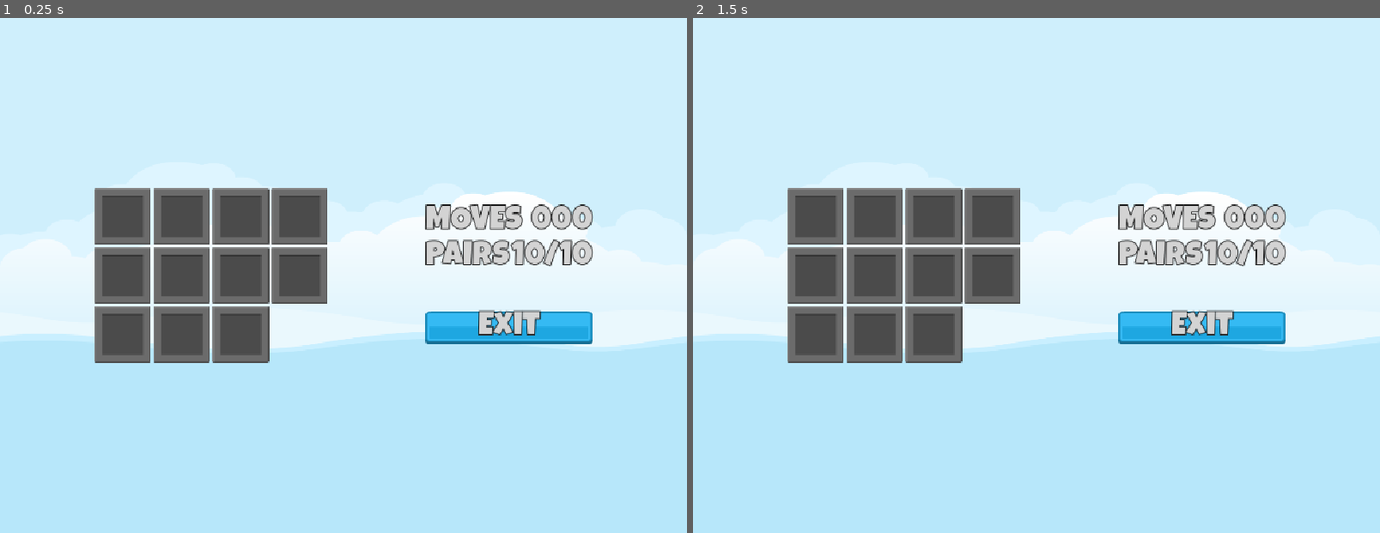
Above: before the commit, frames 1-2 (left to right).
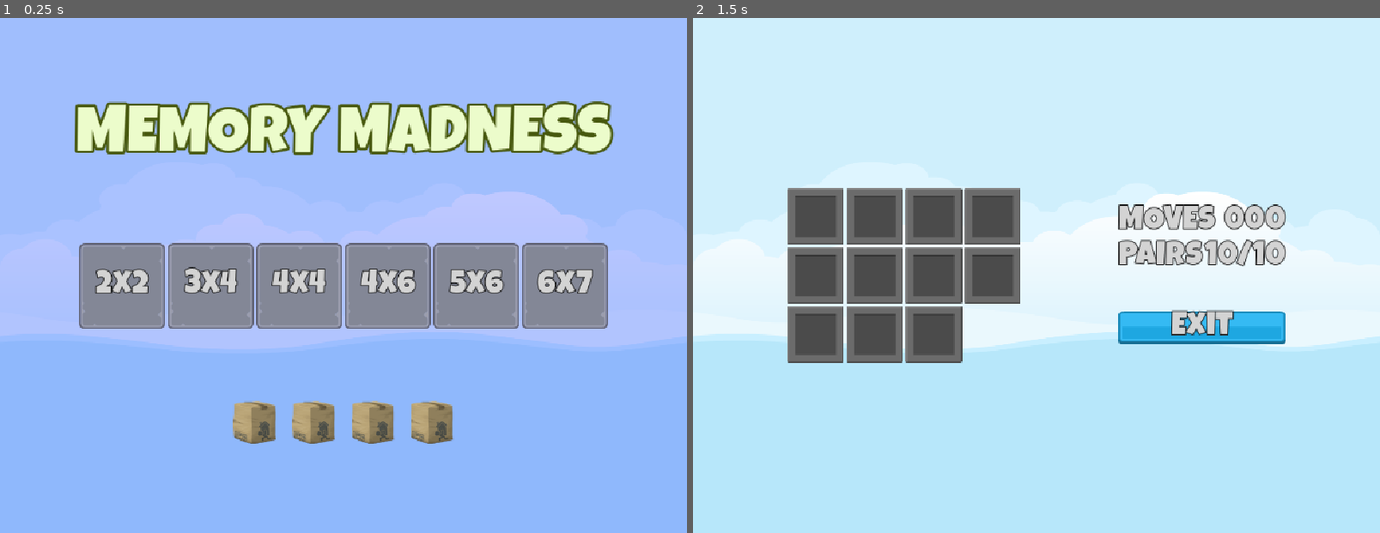
Above: after the commit, the same moments.

Repository: Havolt/jumpstart-godot
Game: Godot game, scene res://Scenes/Master/Master.tscn
Two runs of this game, one before a commit and one after it. Both use one fixed random seed, a clock stepped at 60 frames per second and the inputs below.
Inputs (mouse positions are in pixels of both pictures, inside the frame that each line leads up to):
- Up to frame 1 (0.25 s): no input
- Up to frame 2 (1.5 s): click (816, 285) at 0.5 s, where only the run after the commit has a clickable "2x2"; click (816, 218) at 1.25 s

The runs differ from the first frame. In frame 1, 99% of the frame differs, in the area x 0-100%, y 0-100%; in frame 2, nothing differs.

Commit message:
Hook up signals when level setting is pressed

Diff:
--- a/MemoryMadness/Globals/SignalHub.gd
+++ b/MemoryMadness/Globals/SignalHub.gd
@@ -1,11 +1,6 @@
 extends Node
 
+signal on_level_selected(level_setting: LevelSetting)
 
-# Called when the node enters the scene tree for the first time.
-func _ready() -> void:
-	pass # Replace with function body.
-
-
-# Called every frame. 'delta' is the elapsed time since the previous frame.
-func _process(delta: float) -> void:
-	pass
+func emit_on_level_selected(level_setting: LevelSetting) -> void:
+	on_level_selected.emit(level_setting)
--- /dev/null
+++ b/MemoryMadness/Scenes/Game/Game.gd
@@ -0,0 +1,9 @@
+extends Control
+
+
+# Called when the node enters the scene tree for the first time.
+func _ready() -> void:
+	SignalHub.on_level_selected.connect(on_level_selected)
+
+func on_level_selected(level_setting: LevelSetting) -> void:
+	print("game", level_setting)
--- a/MemoryMadness/Scenes/Game/Game.tscn
+++ b/MemoryMadness/Scenes/Game/Game.tscn
@@ -1,5 +1,6 @@
 [gd_scene format=3 uid="uid://5rq82ik7i04h"]
 
+[ext_resource type="Script" uid="uid://b6ukuqfnuv275" path="res://Scenes/Game/Game.gd" id="1_3k6gv"]
 [ext_resource type="PackedScene" uid="uid://cql5xay1b52lu" path="res://Scenes/MemoryTile/MemoryTile.tscn" id="1_gwu2e"]
 [ext_resource type="LabelSettings" uid="uid://kg8bj8mibql5" path="res://Resources/LabelWhite24.tres" id="2_gwu2e"]
 [ext_resource type="Texture2D" uid="uid://dk16kfwtqa4yi" path="res://Assets/ui/blue_button00.png" id="3_y3kpf"]
@@ -13,6 +14,7 @@
 anchor_bottom = 1.0
 grow_horizontal = 2
 grow_vertical = 2
+script = ExtResource("1_3k6gv")
 
 [node name="HB" type="HBoxContainer" parent="." unique_id=1266161677]
 layout_mode = 1
--- a/MemoryMadness/Scenes/LevelButton/LevelButton.gd
+++ b/MemoryMadness/Scenes/LevelButton/LevelButton.gd
@@ -8,6 +8,5 @@
 	label.text = level_setting._to_string()
 
 
-# Called every frame. 'delta' is the elapsed time since the previous frame.
-func _process(delta: float) -> void:
-	pass
+func _on_pressed() -> void:
+	SignalHub.emit_on_level_selected(level_setting)
--- a/MemoryMadness/Scenes/LevelButton/LevelButton.tscn
+++ b/MemoryMadness/Scenes/LevelButton/LevelButton.tscn
@@ -37,3 +37,5 @@
 label_settings = ExtResource("4_anpwf")
 horizontal_alignment = 1
 vertical_alignment = 1
+
+[connection signal="pressed" from="." to="." method="_on_pressed"]
--- /dev/null
+++ b/MemoryMadness/Scenes/Master/Master.gd
@@ -0,0 +1,17 @@
+extends Control
+
+@onready var main: Control = $Main
+@onready var game: Control = $Game
+
+# Called when the node enters the scene tree for the first time.
+func _ready() -> void:
+	SignalHub.on_level_selected.connect(on_level_selected)
+	show_game(false)
+
+
+func on_level_selected(level_setting: LevelSetting) -> void:
+	show_game(true)
+
+func show_game(should_show_game: bool) -> void:
+	game.visible = should_show_game
+	main.visible = !should_show_game
--- a/MemoryMadness/Scenes/Master/Master.tscn
+++ b/MemoryMadness/Scenes/Master/Master.tscn
@@ -1,5 +1,6 @@
 [gd_scene format=3 uid="uid://b80051ck1e5ik"]
 
+[ext_resource type="Script" uid="uid://xs58eq7e3tua" path="res://Scenes/Master/Master.gd" id="1_1t0lv"]
 [ext_resource type="Texture2D" uid="uid://dhg5hikctmh0" path="res://Assets/images/backgroundEmpty.png" id="1_h6g34"]
 [ext_resource type="PackedScene" uid="uid://c4fyfnu4l4ki7" path="res://Scenes/Main/Main.tscn" id="2_o4rt4"]
 [ext_resource type="PackedScene" uid="uid://5rq82ik7i04h" path="res://Scenes/Game/Game.tscn" id="3_7tgqy"]
@@ -11,6 +12,7 @@
 anchor_bottom = 1.0
 grow_horizontal = 2
 grow_vertical = 2
+script = ExtResource("1_1t0lv")
 
 [node name="TextureRect" type="TextureRect" parent="." unique_id=1014357001]
 layout_mode = 1
@@ -23,7 +25,6 @@
 expand_mode = 1
 
 [node name="Main" parent="." unique_id=812291826 instance=ExtResource("2_o4rt4")]
-visible = false
 layout_mode = 1
 
 [node name="Game" parent="." unique_id=437843478 instance=ExtResource("3_7tgqy")]
Not shown, added: MemoryMadness/Scenes/Game/Game.gd.uid
Not shown, added: MemoryMadness/Scenes/Master/Master.gd.uid
